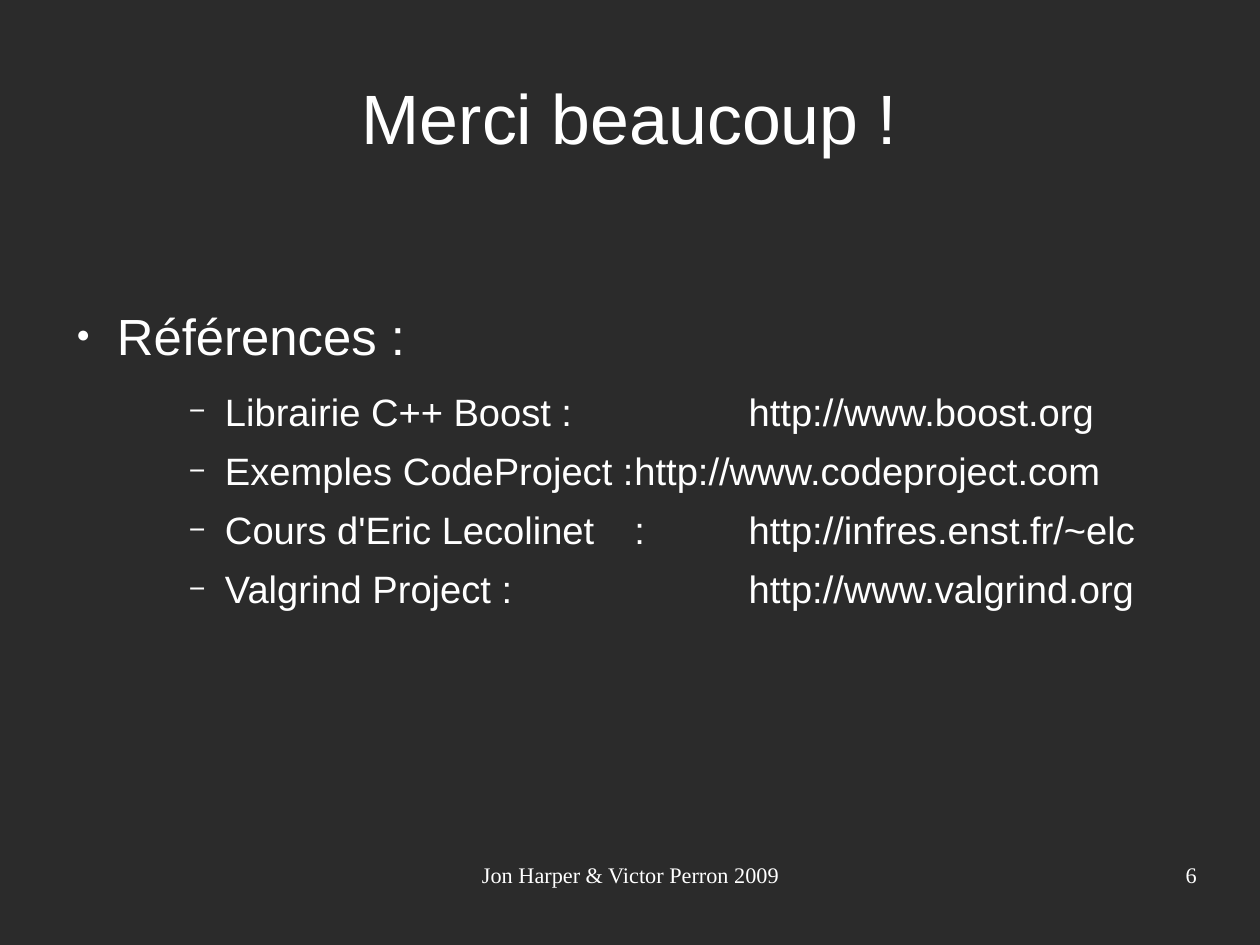
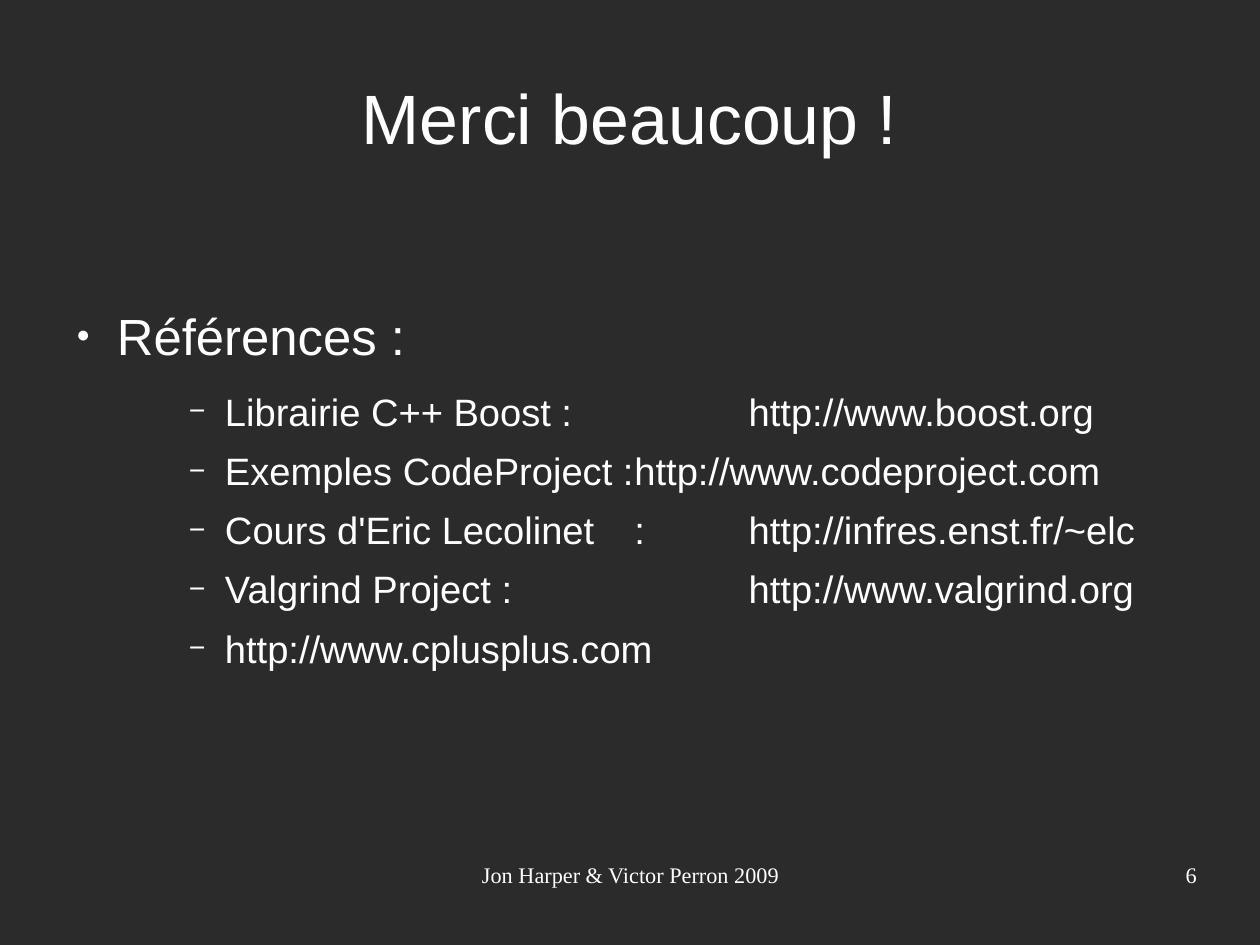
Before and after one commit to vperron/PJL380, a slide deck: slide 6 of projet_libre.odp. Drawn at 1260x945 pixels with LibreOffice and Linux fonts; fonts in the diff are those of the drawing; background and template pictures are left out; a plain dark background stands for a picture behind light text. Boxes give left, top, right and bottom in pixels: in the first picture for what was removed or moved away, otherwise in the second. Text is boxed around its words. In the diff, an @@ line names an element or a change of style, - is before the commit and + after.

```diff
--- a/projet_libre.odp
+++ b/projet_libre.odp
@@ text at box(225, 635, 652, 671): paragraph added @@
+    − http://www.cplusplus.com
```
Also in this commit, not shown: 4 other slides changed.
